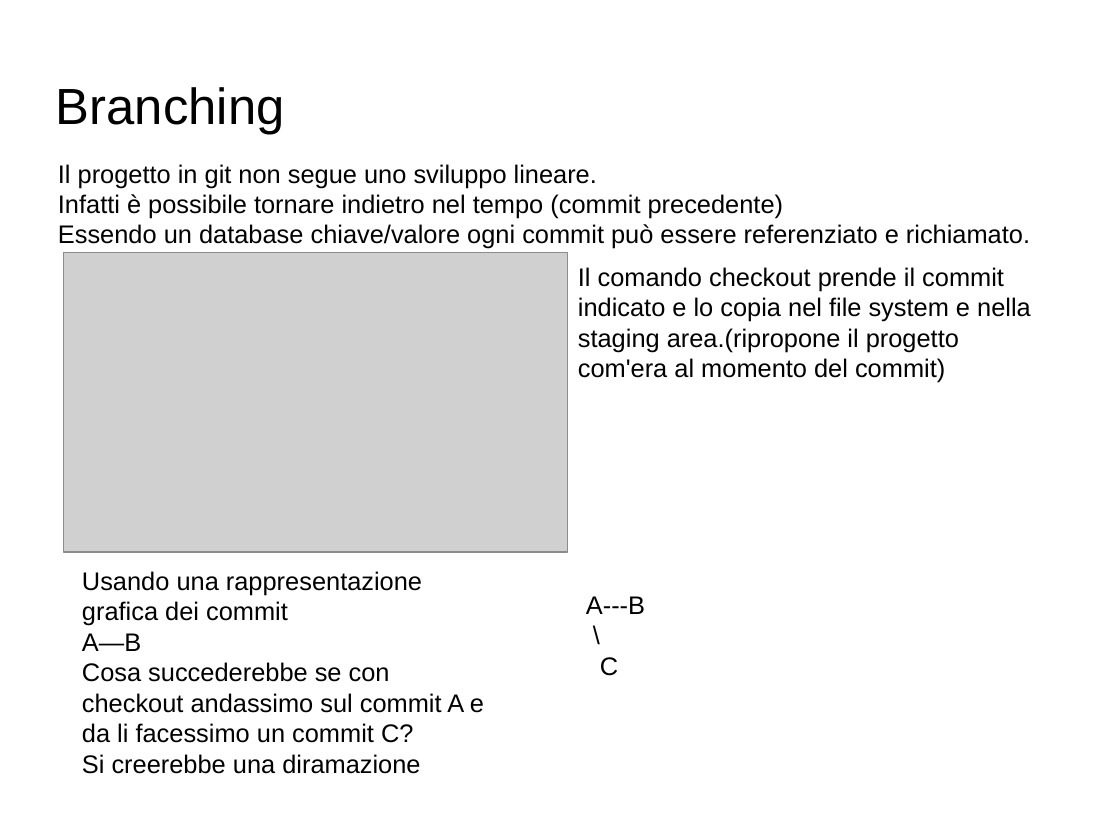
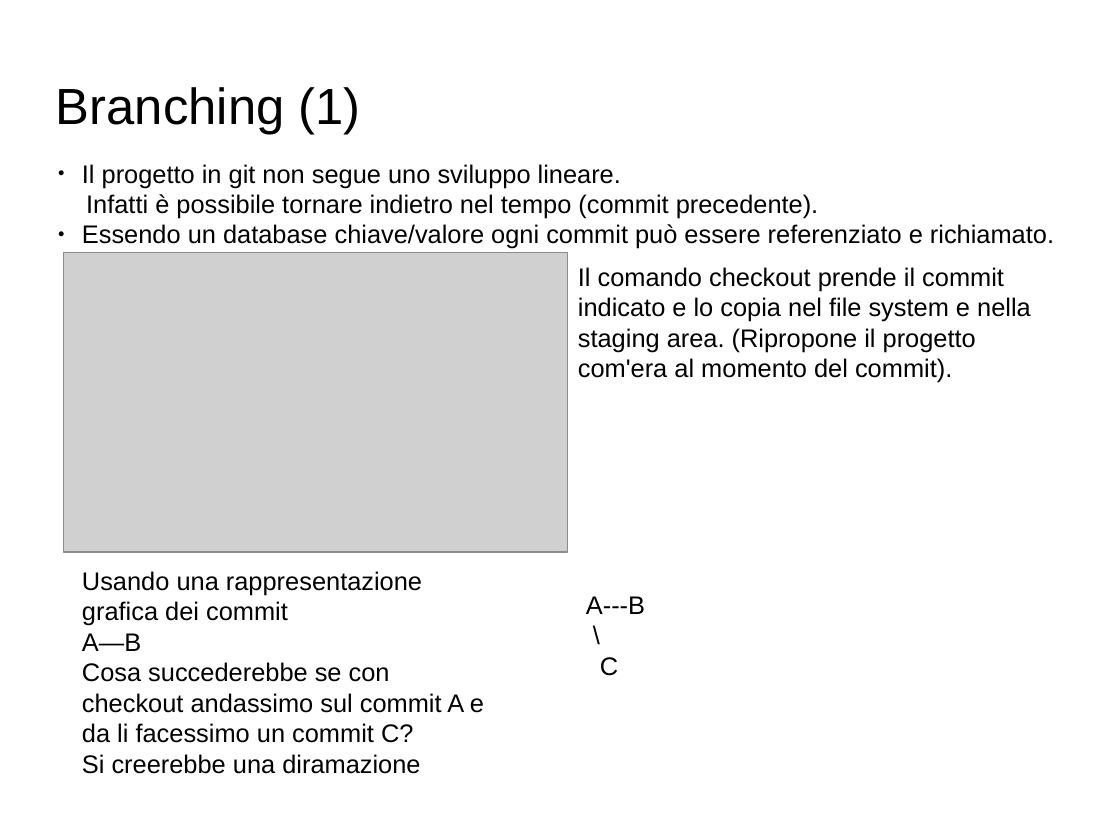
Before and after one commit to GioeleCicchini/Git-Presentation, a slide deck: slide 9 of presentazione git.odp (slide 10 before the commit). Drawn at 1120x840 pixels with LibreOffice and Linux fonts; fonts in the diff are those of the drawing; grey boxes stand for pictures; background and template pictures are left out. Boxes give left, top, right and bottom in pixels: in the first picture for what was removed or moved away, otherwise in the second. Text is boxed around its words. In the diff, an @@ line names an element or a change of style, - is before the commit and + after.

```diff
--- a/presentazione git.odp
+++ b/presentazione git.odp
@@ title at bbox=[56, 87, 361, 134]: text changed @@
-Branching
+Branching (1)
@@ text at bbox=[82, 164, 1054, 249]: bullet none to ● @@
@@ text at bbox=[86, 194, 818, 219]: text changed @@
-Infatti è possibile tornare indietro nel tempo (commit precedente)
+Infatti è possibile tornare indietro nel tempo (commit precedente).
@@ text at bbox=[578, 267, 1031, 383]: text changed @@
-Il comando checkout prende il commit indicato e lo copia nel file system e nella staging area.(ripropone il progetto com'era al momento del commit)
+Il comando checkout prende il commit indicato e lo copia nel file system e nella staging area. (Ripropone il progetto com'era al momento del commit).
```
Also in this commit, not shown: 11 other slides changed, 1 slide removed, 1 other file.
